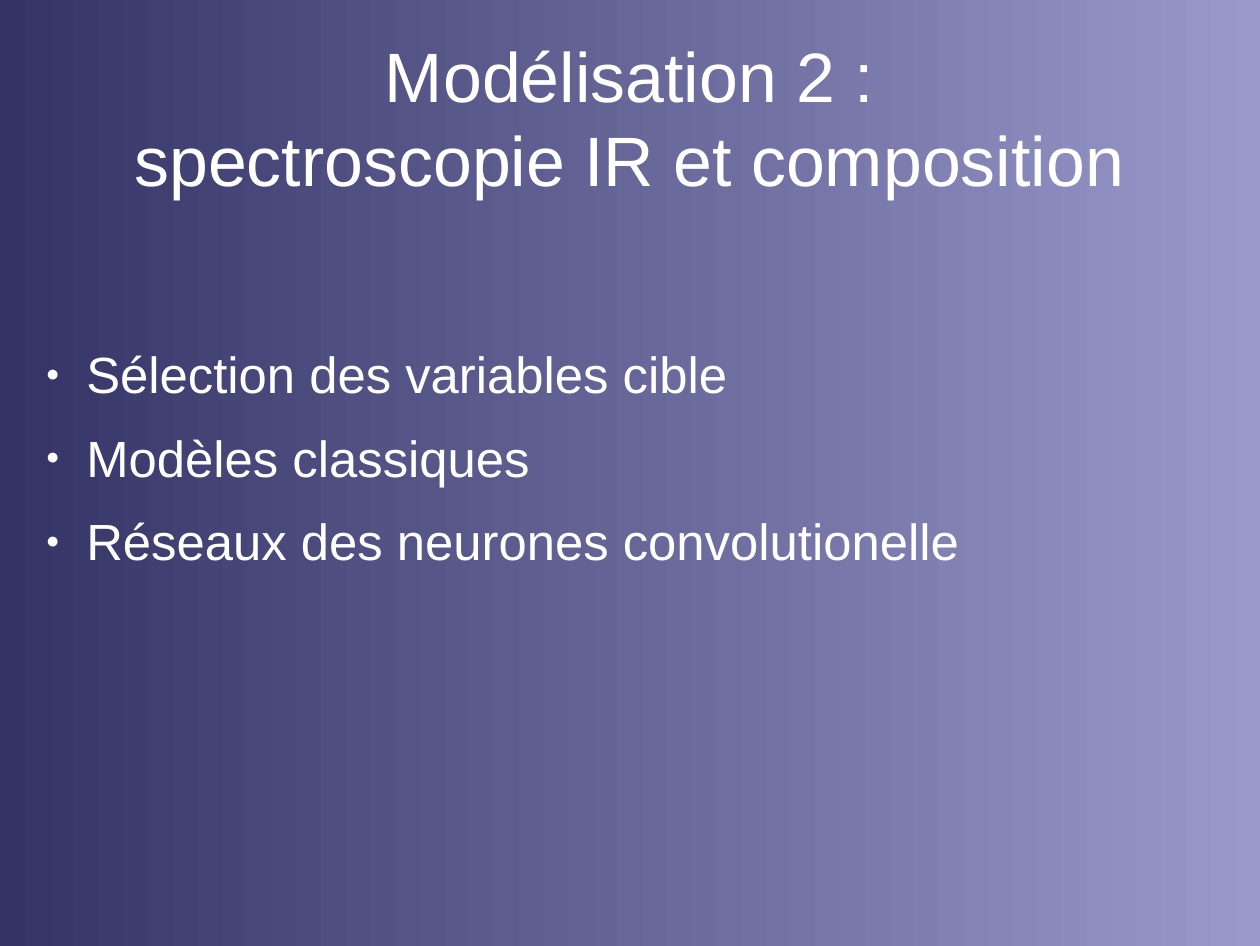
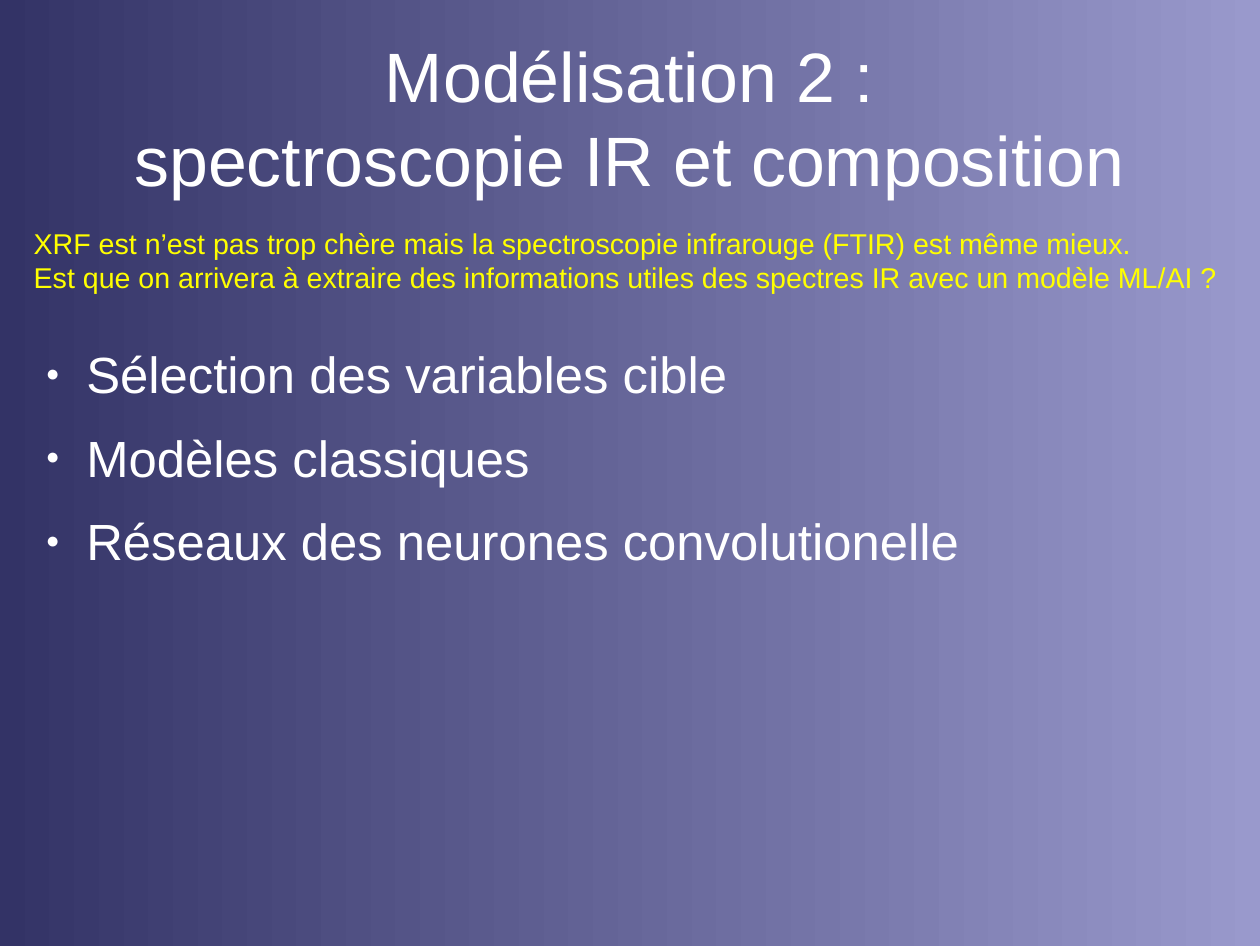
Before and after one commit to opsabarsec/African-soil-chemistry, a slide deck: slide 16 of documents/P7_presentation.odp. Drawn at 1260x946 pixels with LibreOffice and Linux fonts; fonts in the diff are those of the drawing. Boxes give left, top, right and bottom in pixels: in the first picture for what was removed or moved away, otherwise in the second. Text is boxed around its words. In the diff, an @@ line names an element or a change of style, - is before the commit and + after.

```diff
--- a/documents/P7_presentation.odp
+++ b/documents/P7_presentation.odp
@@ text added at (34,233,1193,294), 18 pt, text #FFFF00 @@
+XRF est n’est pas trop chère mais la spectroscopie infrarouge (FTIR) est même mieux.
+Est que on arrivera à extraire des informations utiles des spectres IR avec un modèle ML/AI ?
```
Also in this commit, not shown: 4 other slides changed, 6 other files.
